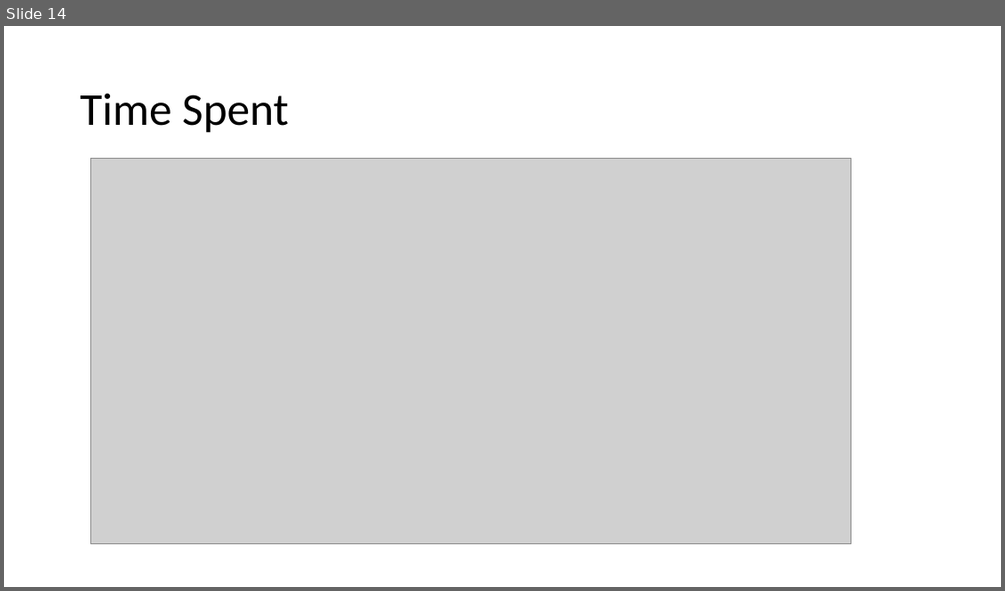
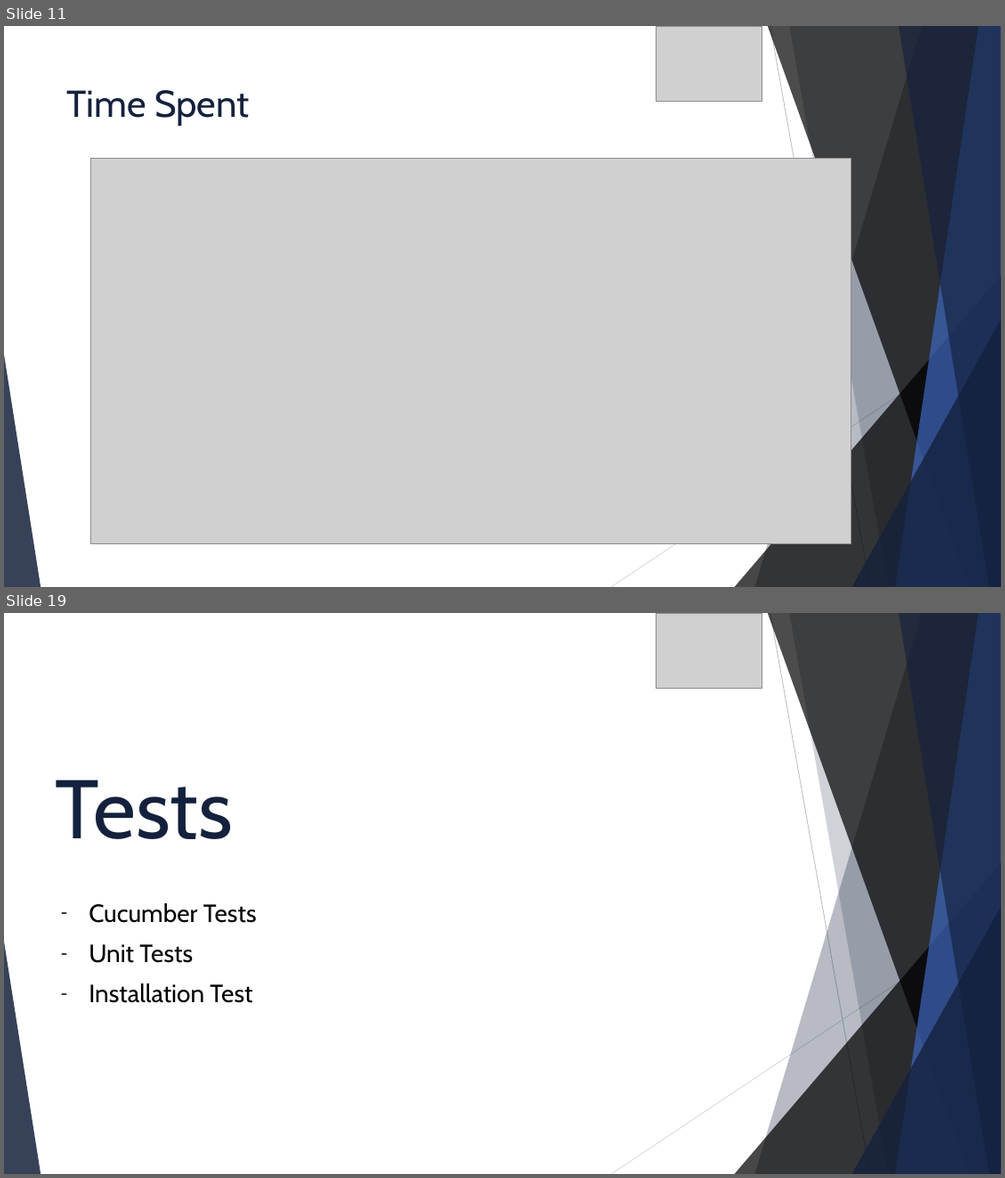
Before and after one commit to david2628/Work2Play, a slide deck: Final/W2P_final.pptx. Shown one above the other, each under a label of ours: slide 14 before the commit, slides 11 and 19 after it; the slides between them are not shown. The pictures are 1005x591 and 1005x1178 pixels, drawn with LibreOffice and Linux fonts; fonts in the diff are those of the drawing; grey boxes stand for pictures. Boxes give left, top, right and bottom in pixels: in the first picture for what was removed or moved away, otherwise in the second. Text is boxed around its words. In the diff, an @@ line names an element or a change of style, - is before the commit and + after.

```diff
--- a/Final/W2P_final.pptx
+++ b/Final/W2P_final.pptx
@@ slide 19 added at box(4, 613, 1001, 1174), background #FFFFFF; not listed: 10 template elements that a slide beside it also shows @@
@@ picture added at box(656, 613, 763, 688) @@
@@ title added at box(56, 779, 233, 839), 80 pt, text #14213D @@
+Tests
@@ text added at box(89, 903, 257, 1003), 24 pt, text #000000 @@
+– Cucumber Tests
+– Unit Tests
+– Installation Test
@@ what was slide 14 is now slide 11 @@
@@ slide 11 changed as well @@
@@ picture added at box(656, 26, 763, 101) @@
@@ title "Time Spent": place and size @@
-title "Time Spent" at box(80, 93, 289, 133)
+title "Time Spent" at box(67, 90, 249, 126)
@@ title "Time Spent" at box(67, 90, 249, 126): size 44 to 36 pt, font Calibri to Cabin, text colour #000000 to #14213D; line spacing 0.9 to 1; vertical alignment middle to top @@
@@ group added at box(4, 26, 1001, 587): 5 freeform shapes, 3 triangles, 2 lines @@
```
Also in this commit, not shown: 12 other slides changed, 11 other slides added, 10 slides removed.
